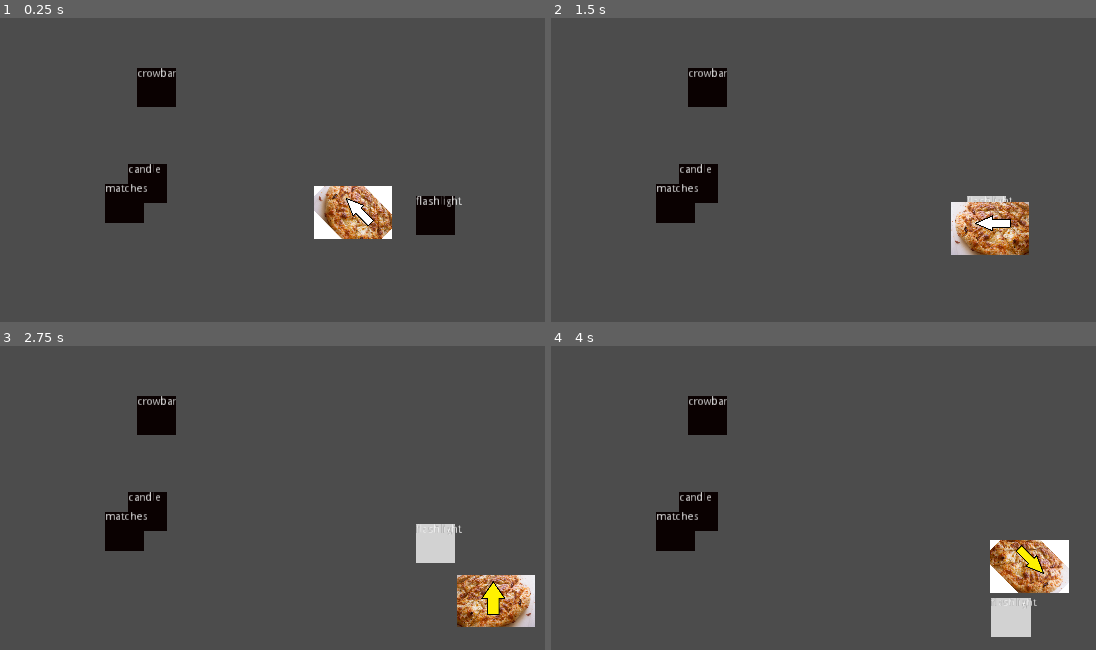
Above: before the commit, frames 1-4 (two rows, left to right).
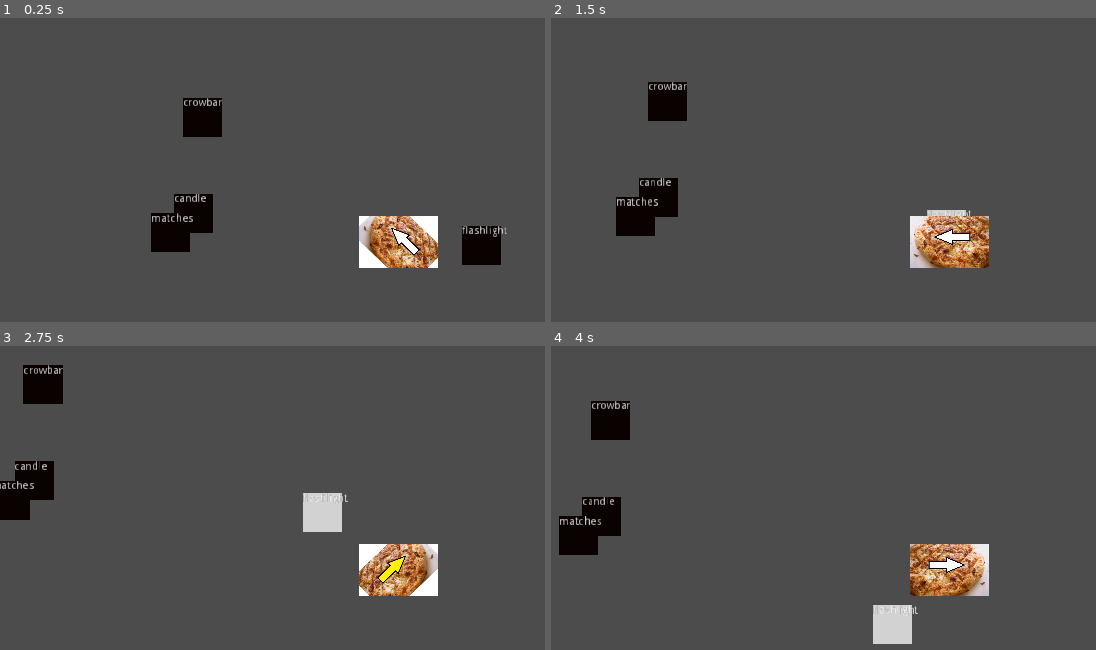
Above: after the commit, the same moments.

Repository: feyrkh/spook-encounters
Game: Godot game, scene res://scene/demo/pickThingsUpDemo.tscn
Two runs of this game, one before a commit and one after it. Both use one fixed random seed, a clock stepped at 60 frames per second and the inputs below. The project has no main scene, so this scene is started directly.
Inputs (mouse positions are in pixels of both pictures, inside the frame that each line leads up to):
- Up to frame 1 (0.25 s): no input
- Up to frame 2 (1.5 s): tap Enter at 0.5 s; move the mouse to (outside the picture) at 0.52 s; hold D (p1_move_right) 0.53-1.28 s; tap Q (drop_held_item) at 0.6 s; click (outside the picture) at 0.67 s; move the mouse to (790, 276) at 1.27 s; hold S (p1_move_down) from 1.28 s (still down); tap Tab (cycle_selected_item) at 1.35 s
- Up to frame 3 (2.75 s): tap Q (drop_held_item) at 1.55, 2.1 s; move the mouse to (479, 476) at 2.02 s; release S (p1_move_down) at 2.03 s; hold D (p1_move_right) from 2.03 s (still down)
- Up to frame 4 (4 s): move the mouse to (outside the picture) at 2.77 s; release D (p1_move_right) at 2.78 s; hold W (p1_move_up) 2.78-3.53 s; tap E (pickup_item) at 2.85 s; click (outside the picture) at 2.92 s; tap Q (drop_held_item) at 3.05, 3.6 s; move the mouse to (outside the picture) at 3.52 s; hold A (p1_move_left) from 3.53 s (still down)

The runs differ from the first frame. In frame 1, 11% of the frame differs, in the area x 19-94%, y 16-83%; in frame 2, 8.5%; in frame 3, 11%; in frame 4, 12%, in the area x 1-96%, y 16-99%.

Commit message:
Change drop location to be in the direction you're facing; added camera

Diff:
--- a/scene/player/HeldItem.gd
+++ b/scene/player/HeldItem.gd
@@ -33,7 +33,7 @@
 	heldItem.get_parent().remove_child(heldItem)
 
 	get_node(itemLayer).add_child(heldItem)
-	heldItem.global_position = getAttachPoint(facing).global_position + Vector2(rand_range(-5, 5), rand_range(20, 40))
+	heldItem.global_position = getAttachPoint(facing).global_position + getAttachPoint(facing).position + Vector2(0, rand_range(10, 20))
 	if heldItem.has_method('onDrop'):
 		heldItem.onDrop()
 	heldItem = null
--- a/scene/player/player.tscn
+++ b/scene/player/player.tscn
@@ -43,7 +43,7 @@
 } ]
 
 [sub_resource type="RectangleShape2D" id=4]
-extents = Vector2( 77.3672, 62.245 )
+extents = Vector2( 82, 75 )
 
 [sub_resource type="CapsuleShape2D" id=3]
 radius = 24.5103
@@ -73,7 +73,7 @@
 
 [node name="CollisionShape2D" type="CollisionShape2D" parent="ItemDetector"]
 visible = false
-position = Vector2( -3.77551, -12.7423 )
+position = Vector2( -3, -15 )
 shape = SubResource( 4 )
 
 [node name="HeldItem" type="Node2D" parent="."]
@@ -107,6 +107,11 @@
 position = Vector2( -1.8877, -1.41577 )
 rotation = 1.5708
 shape = SubResource( 3 )
+
+[node name="HudLayer" type="CanvasLayer" parent="."]
+
+[node name="Camera2D" type="Camera2D" parent="."]
+current = true
 [connection signal="facingChange" from="MoveController" to="HeldItem" method="_on_MoveController_facingChange"]
 [connection signal="area_entered" from="ItemDetector" to="ItemDetector" method="_on_ItemDetector_area_entered"]
 [connection signal="area_exited" from="ItemDetector" to="ItemDetector" method="_on_ItemDetector_area_exited"]
